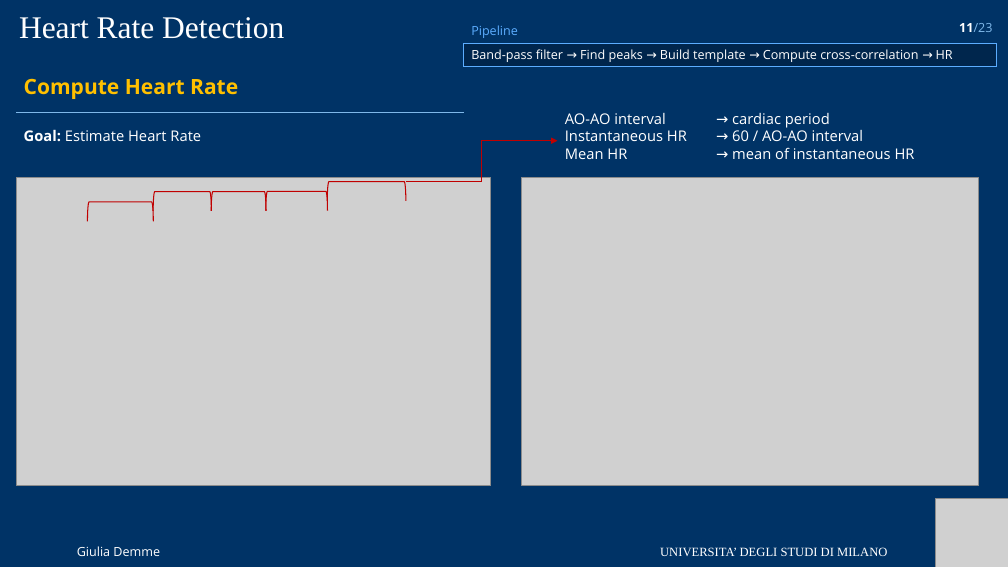
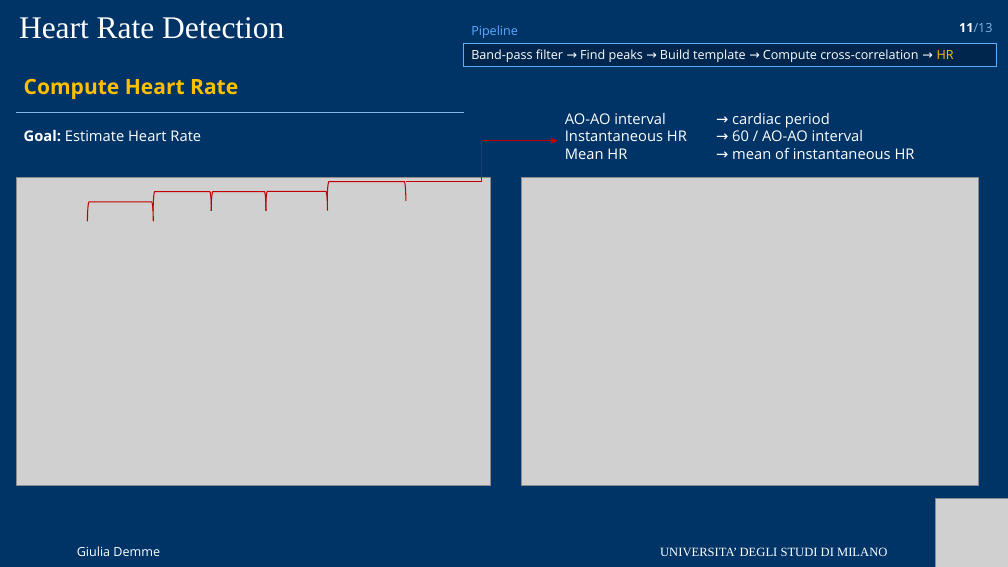
Before and after one commit to GiuliaDemme/accelerometer-based-rr-hr-estimate, a slide deck: slide 12 of bsp_project_presentation.pptx. Drawn at 1008x567 pixels with LibreOffice and Linux fonts; fonts in the diff are those of the drawing; grey boxes stand for pictures. Boxes give left, top, right and bottom in pixels: in the first picture for what was removed or moved away, otherwise in the second. Text is boxed around its words. In the diff, an @@ line names an element or a change of style, - is before the commit and + after.

```diff
--- a/bsp_project_presentation.pptx
+++ b/bsp_project_presentation.pptx
@@ text at (959, 23, 992, 32): text changed @@
-11/23
+11/13
@@ rectangle "Band-pass filter → Find peaks ..." at (464, 44, 997, 67): text colour #FFFFFF to #FFC000 in "HR" @@
```
Also in this commit, not shown: 12 other slides changed.
